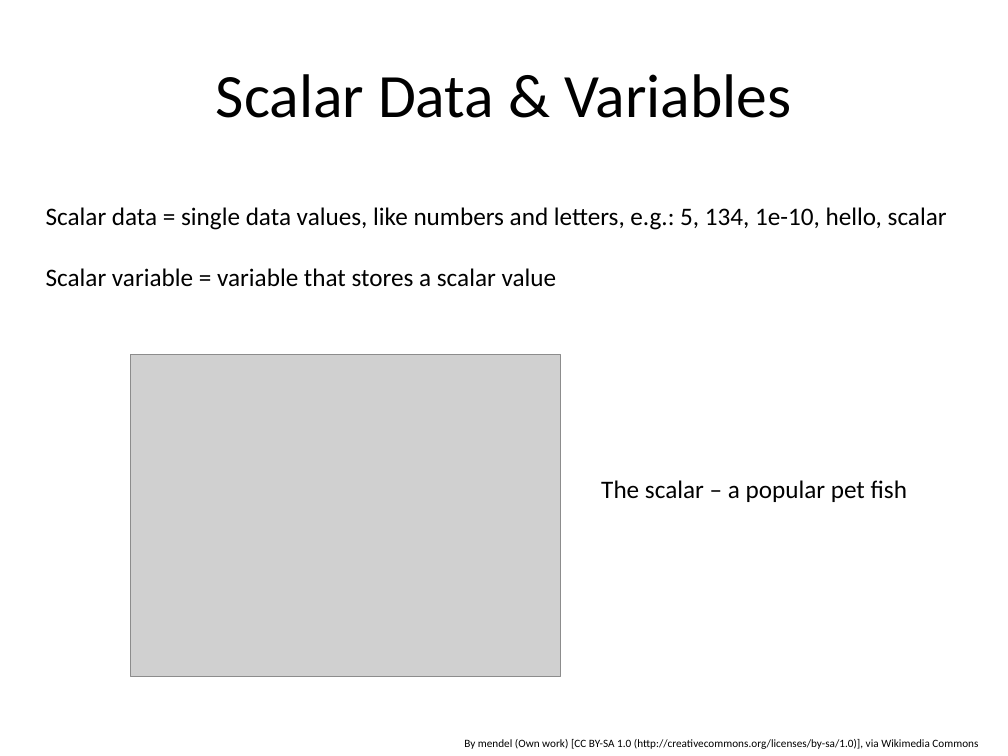
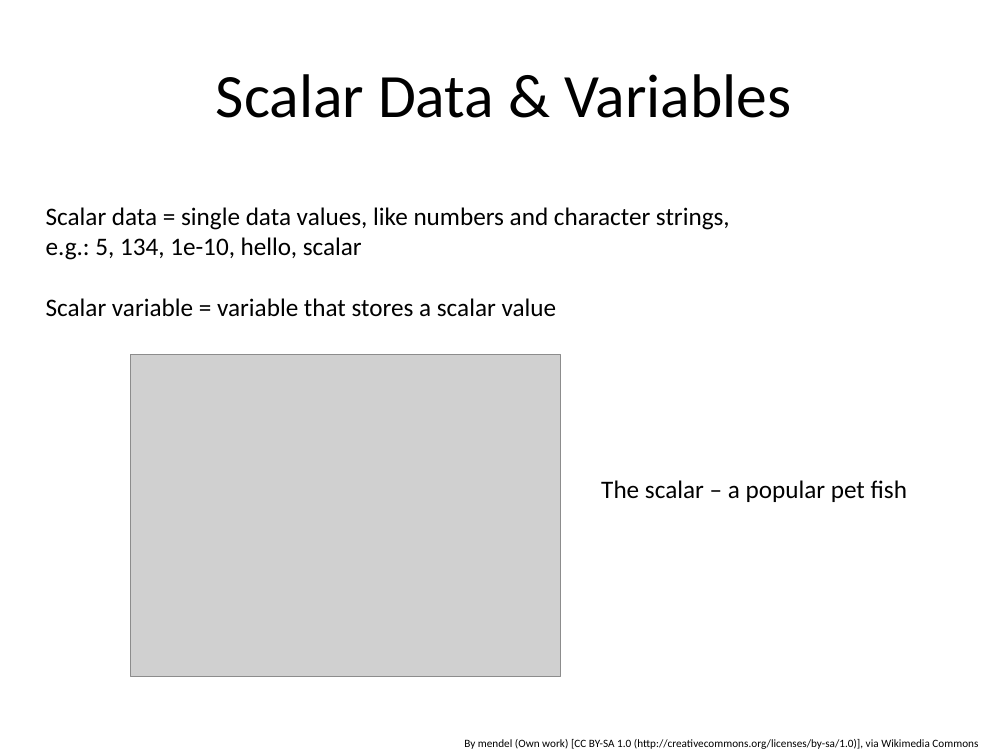
Before and after one commit to kbseah/perlcourse2017, a slide deck: slide 36 of Day1-1_JWI/Day1_intro_scalars_regex.pptx (slide 34 before the commit). Drawn at 1008x756 pixels with LibreOffice and Linux fonts; fonts in the diff are those of the drawing; grey boxes stand for pictures. Boxes give left, top, right and bottom in pixels: in the first picture for what was removed or moved away, otherwise in the second. Text is boxed around its words. In the diff, an @@ line names an element or a change of style, - is before the commit and + after.

```diff
--- a/Day1-1_JWI/Day1_intro_scalars_regex.pptx
+++ b/Day1-1_JWI/Day1_intro_scalars_regex.pptx
@@ text at (46, 207, 730, 260): text changed @@
-Scalar data = single data values, like numbers and letters, e.g.: 5, 134, 1e-10, hello, scalar
+Scalar data = single data values, like numbers and character strings,
+e.g.: 5, 134, 1e-10, hello, scalar
```
Also in this commit, not shown: 15 other slides changed, 4 slides added, 3 other files.
